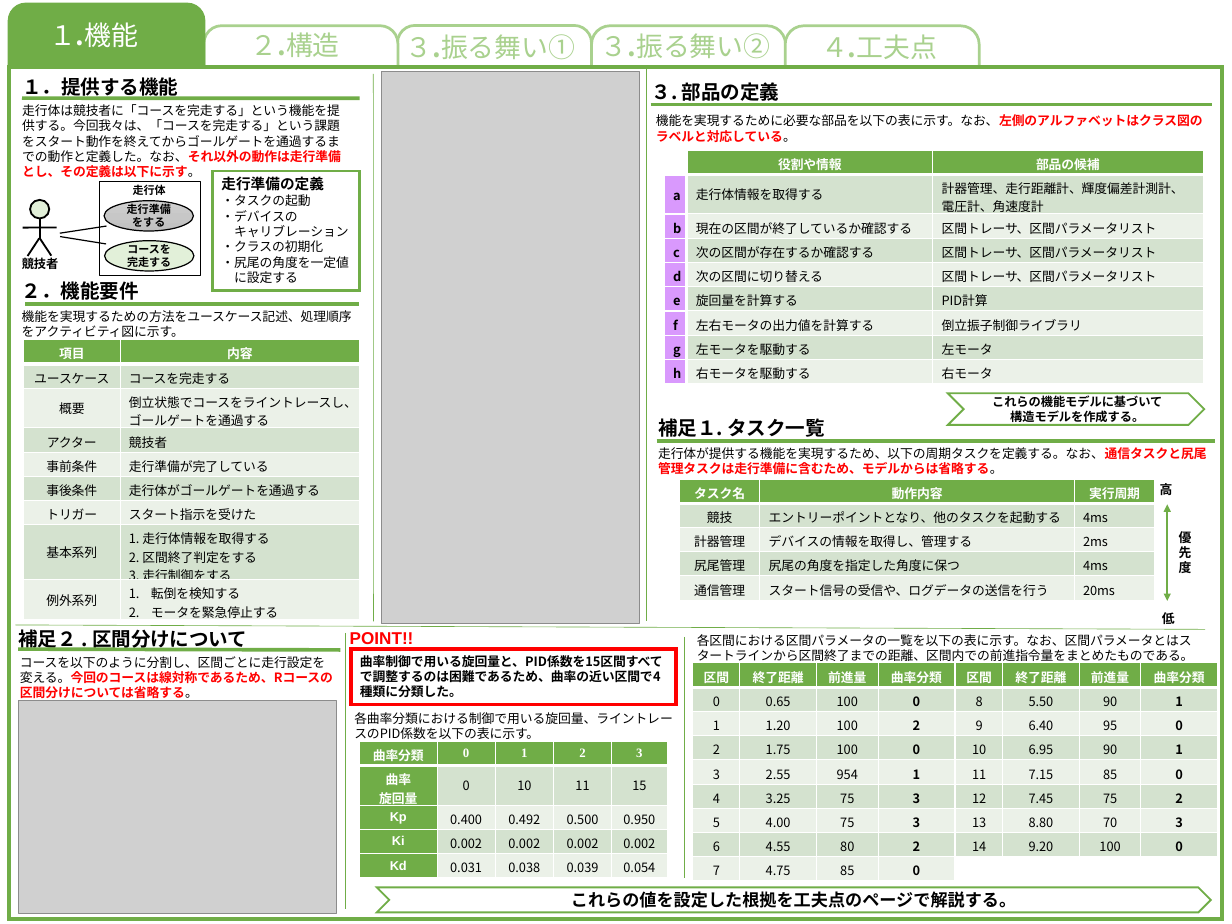
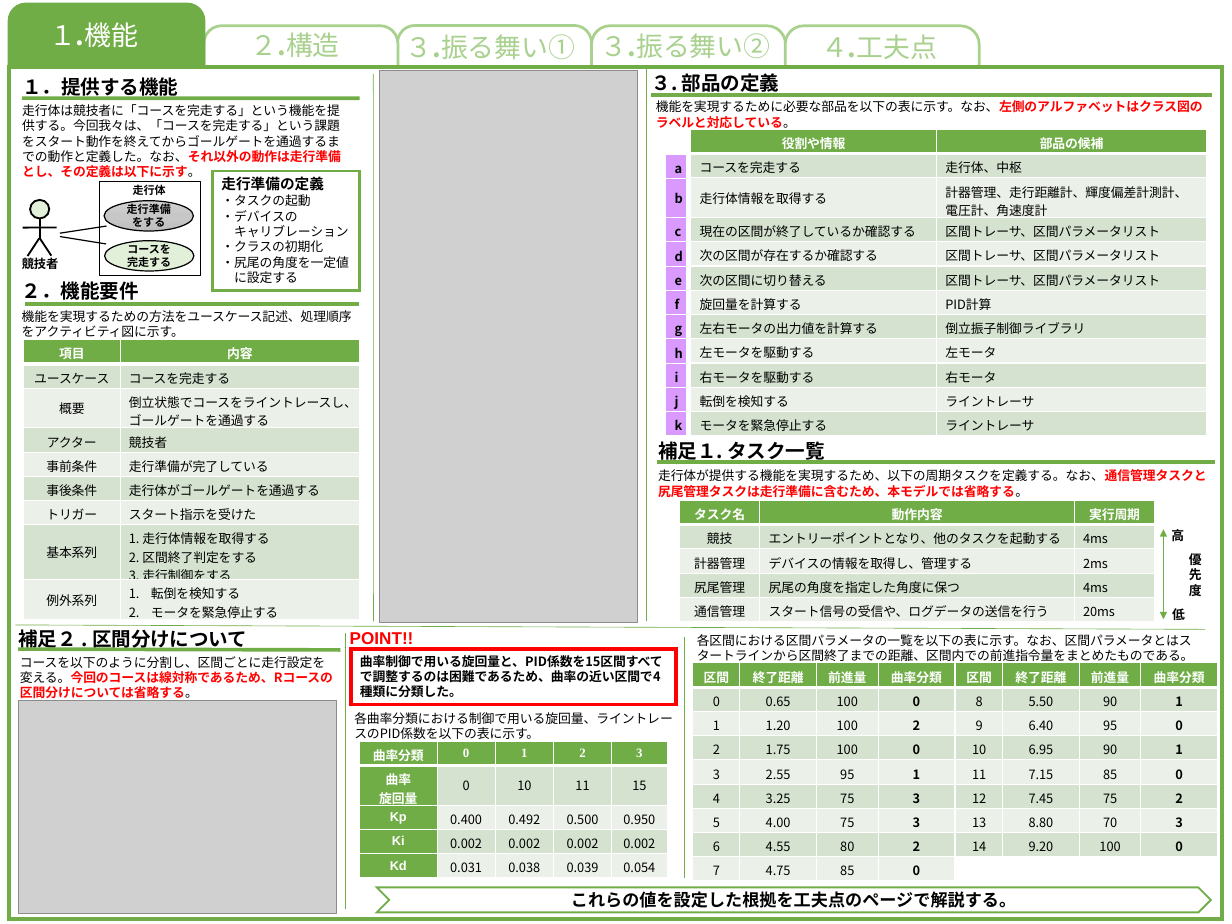
Before and after one commit to akita-lab-2019/model, a slide deck: slide 2 of model_file_template_primary.pptx. Drawn at 1232x924 pixels with LibreOffice and Linux fonts; fonts in the diff are those of the drawing; grey boxes stand for pictures. Boxes give left, top, right and bottom in pixels: in the first picture for what was removed or moved away, otherwise in the second. Text is boxed around its words. In the diff, an @@ line names an element or a change of style, - is before the commit and + after.

Commit message:
update: 機能モデル最終版完成、ファイル構成を変更

```diff
--- a/model_file_template_primary.pptx
+++ b/model_file_template_primary.pptx
@@ text "３. 部品の定義": place and size @@
-text "３. 部品の定義" at box(652, 79, 779, 105)
+text "３. 部品の定義" at box(652, 70, 779, 96)
@@ text "機能を実現するために必要な部品を以下の表に示す。なお、左側のアルファベットはクラス図のラベルと対応している。": place and size @@
-text "機能を実現するために必要な部品を以下の表に示す。なお、左側のアルファベットはクラス図のラベルと対応している。" at box(656, 114, 1203, 142)
+text "機能を実現するために必要な部品を以下の表に示す。なお、左側のアルファベットはクラス図のラベルと対応している。" at box(656, 100, 1203, 131)
@@ line moved from (650, 105) - (1213, 105) to (650, 95) - (1213, 95) @@
@@ table at box(691, 129, 1206, 436) @@
+row 2: コースを完走する | 走行体、中枢
+row 11: 転倒を検知する | ライントレーサ
+row 12: モータを緊急停止する | ライントレーサ
@@ table: place and size @@
-table at box(687, 150, 1203, 383)
+table at box(691, 129, 1206, 436)
@@ line added from (663, 154) to (706, 154), #FFFFFF 1.5 pt @@
@@ table at box(666, 154, 687, 436) @@
+row 9: i
+row 10: j
+row 11: k
@@ table: place and size @@
-table at box(664, 176, 685, 384)
+table at box(666, 154, 687, 436)
@@ chevron removed at box(948, 393, 1204, 425) @@
@@ text removed at box(992, 395, 1162, 425) @@
-これらの機能モデルに基づいて
-構造モデルを作成する。
@@ text "補足１. タスク一覧": place and size @@
-text "補足１. タスク一覧" at box(658, 418, 824, 441)
+text "補足１. タスク一覧" at box(658, 441, 824, 463)
@@ line moved from (656, 441) - (1215, 441) to (656, 462) - (1215, 462) @@
@@ text at box(658, 469, 1207, 498): text changed @@
-走行体が提供する機能を実現するため、以下の周期タスクを定義する。なお、通信タスクと尻尾管理タスクは走行準備に含むため、モデルからは省略する。
+走行体が提供する機能を実現するため、以下の周期タスクを定義する。なお、通信管理タスクと尻尾管理タスクは走行準備に含むため、本モデルでは省略する。
@@ table: place and size @@
-table at box(679, 479, 1155, 600)
+table at box(679, 501, 1155, 622)
@@ double arrow moved from (1167, 504) - (1167, 601) to (1163, 529) - (1163, 620) @@
@@ text "高": place and size @@
-text "高" at box(1160, 483, 1173, 495)
+text "高" at box(1171, 529, 1184, 541)
@@ text "優先度": place and size @@
-text "優先度" at box(1179, 528, 1192, 573)
+text "優先度" at box(1189, 550, 1202, 596)
@@ text "低": place and size @@
-text "低" at box(1162, 612, 1175, 624)
+text "低" at box(1172, 608, 1185, 620)
@@ table at box(693, 663, 955, 881) @@
-row 5, column 3: 954
+row 5, column 3: 95
```
Also in this commit, not shown: 2 other files.
